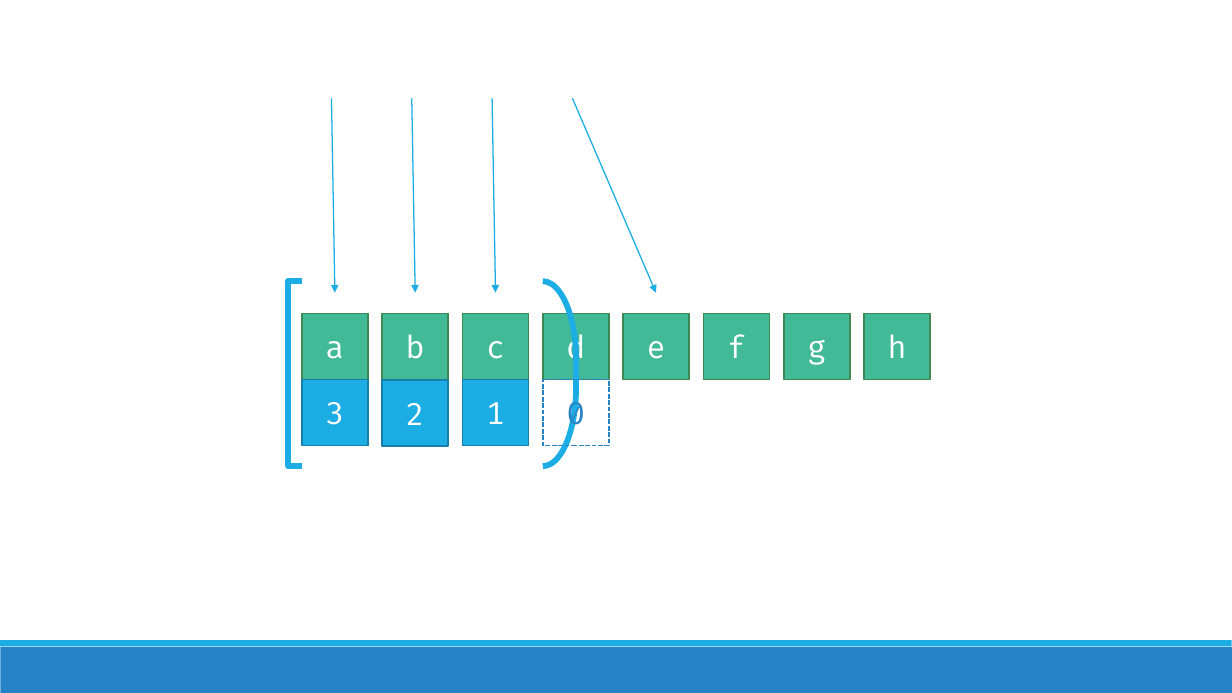
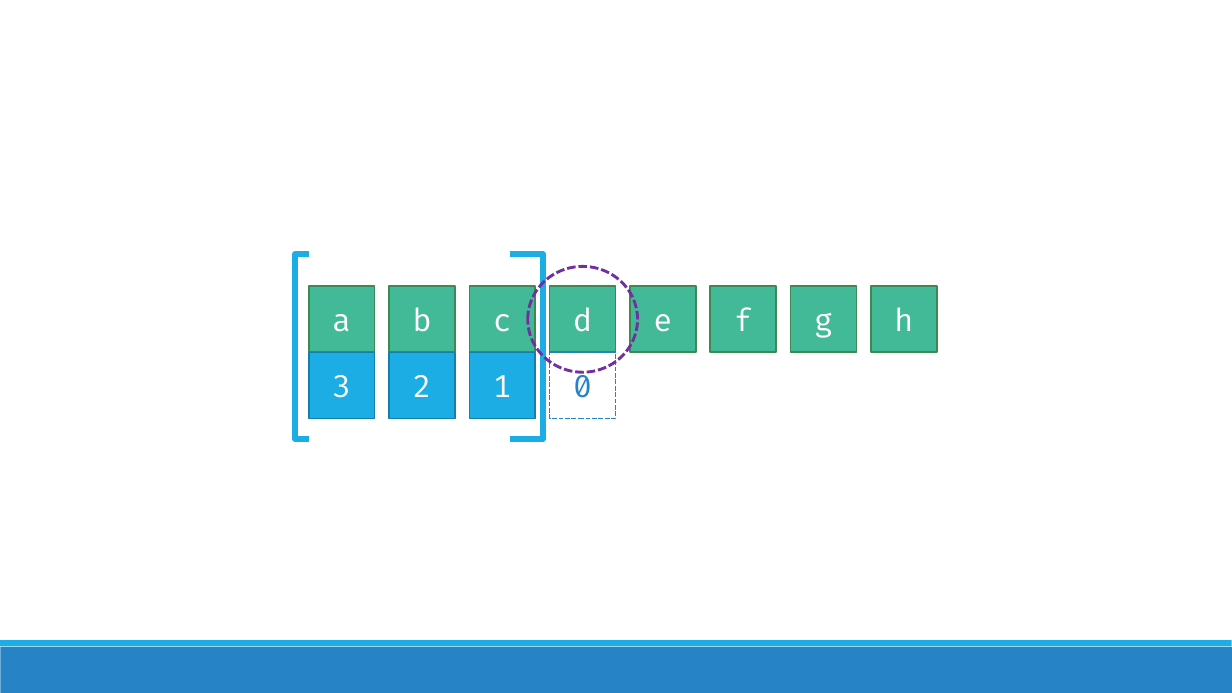
Before and after one commit to brevzin/cpp_proposals, a slide deck: slide 121 of talks/202305_cppnow/take(5).pptx (slide 102 before the commit). Drawn at 1232x693 pixels with LibreOffice and Linux fonts; fonts in the diff are those of the drawing. Boxes give left, top, right and bottom in pixels: in the first picture for what was removed or moved away, otherwise in the second. Text is boxed around its words. In the diff, an @@ line names an element or a change of style, - is before the commit and + after.

```diff
--- a/talks/202305_cppnow/take(5).pptx
+++ b/talks/202305_cppnow/take(5).pptx
@@ arrow removed from (332, 98) to (335, 293) @@
@@ arrow removed from (412, 98) to (415, 293) @@
@@ arrow removed from (493, 98) to (495, 293) @@
@@ arrow removed from (573, 98) to (656, 293) @@
@@ 7 rectangles, 1 left bracket: place and size @@
-7 rectangles, 1 left bracket at [288,281,849,466]
+7 rectangles, 1 left bracket at [295,254,857,439]
@@ right bracket: place and size @@
-right bracket at [543,281,576,466]
+right bracket at [510,254,543,439]
@@ right bracket at [510,254,543,439]: proportions changed @@
@@ ellipse added at [528,266,638,372], outline #7030A0 2.25 pt dashed @@
@@ rectangle "f": place and size @@
-rectangle "f" at [703,313,769,379]
+rectangle "f" at [711,287,776,352]
@@ rectangle "h": place and size @@
-rectangle "h" at [864,313,930,379]
+rectangle "h" at [872,287,937,352]
@@ 3 rectangles: place and size @@
-3 rectangles at [302,380,608,445]
+3 rectangles at [309,352,616,418]
```
Also in this commit, not shown: 17 other slides changed, 53 slides added, 1 slide removed.
